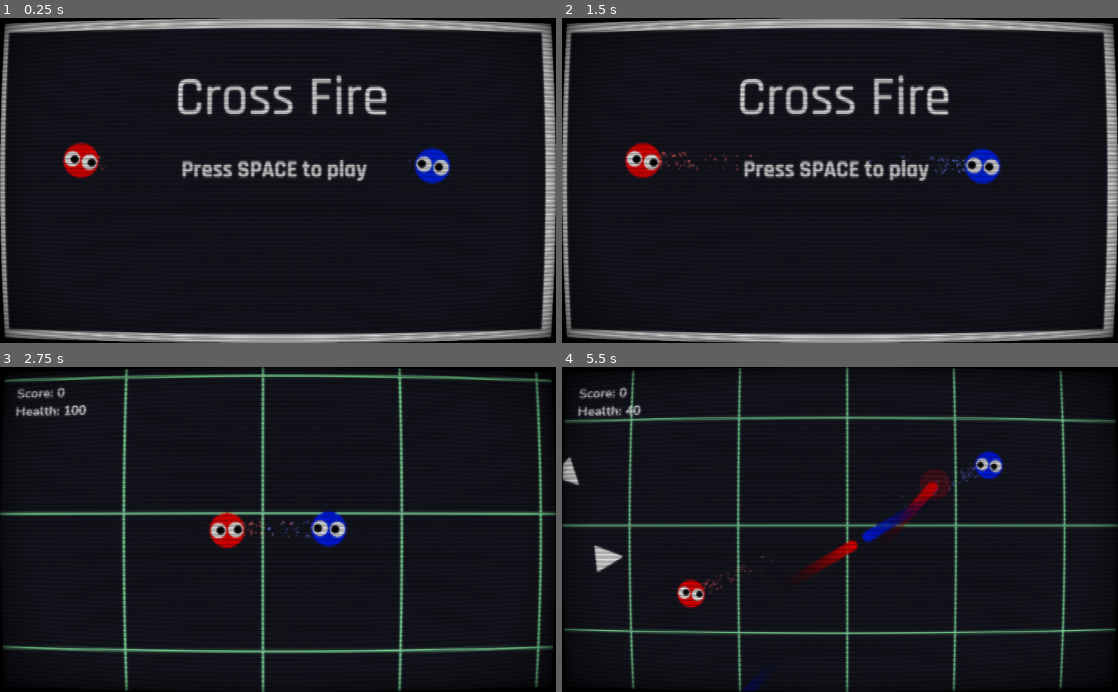
Above: before the commit, frames 1-4 (two rows, left to right).
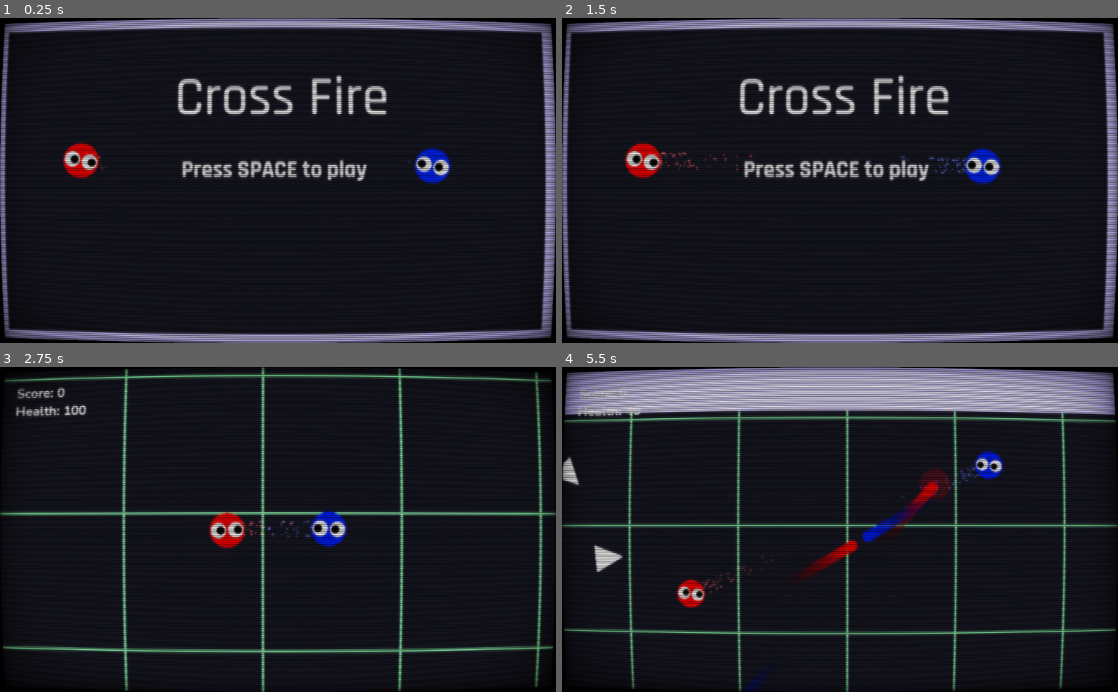
Above: after the commit, the same moments.

Repository: thomas-armena/crossfire
Game: Godot game, scene res://Scenes/MainMenu/MainMenu.tscn
The game is run twice, just before and just after one commit, with the same random seed, the same clock (stepped at 60 frames per second) and the same inputs.
Inputs (mouse positions are in pixels of both pictures, inside the frame that each line leads up to):
- Up to frame 1 (0.25 s): no input
- Up to frame 2 (1.5 s): click "Press SPACE to play" at 0.5 s; click "Press SPACE to play" at 1.25 s
- Up to frame 3 (2.75 s): move the mouse to (400, 513) at 2.02 s; hold D (p1_move_right) from 2.03 s (still down); tap Space (p1_shoot) at 2.1 s; click (400, 513) at 2.17 s
- Up to frame 4 (5.5 s): move the mouse to (728, 545) at 2.77 s; release D (p1_move_right) at 2.78 s; hold S (p1_move_down) 2.78-3.53 s; tap Space (p1_shoot) every 0.75 s from 2.85 to 5.1 s; move the mouse to (895, 458) at 3.52 s; hold D (p1_move_right) 3.53-4.28 s; move the mouse to (812, 594) at 4.27 s; hold W (p1_move_up) 4.28-5.03 s; click (812, 594) at 4.42 s; move the mouse to (1006, 578) at 5.02 s; hold A (p1_move_left) from 5.03 s (still down)

The runs differ from the first frame. In frame 1, 21% of the frame differs, in the area x 0-100%, y 0-100%; in frame 2, 21%; in frame 3, 16%; in frame 4, 28%.

Commit message:
Add walls to main stage and fixed camera zoom

Diff:
--- a/Scenes/Camera/CameraController.gd
+++ b/Scenes/Camera/CameraController.gd
@@ -17,4 +17,5 @@
 	if distance < 600:
 		zoom = Vector2(1, 1)
 	else:
-		zoom = Vector2(distance/600, distance/600)
+		var new_zoom = min(1.5, distance/600)
+		zoom = Vector2(new_zoom, new_zoom)
--- a/Scenes/Scanline/Scanline.tscn
+++ b/Scenes/Scanline/Scanline.tscn
@@ -96,7 +96,7 @@
 shader_param/show_vignette = true
 shader_param/vignette_opacity = 0.2
 shader_param/show_horizontal_scan_lines = true
-shader_param/horizontal_scan_lines_amount = 200.0
+shader_param/horizontal_scan_lines_amount = 180.0
 shader_param/horizontal_scan_lines_opacity = 1.0
 shader_param/show_vertical_scan_lines = false
 shader_param/vertical_scan_lines_amount = 320.0
--- a/Scenes/Stage/Stage2.tscn
+++ b/Scenes/Stage/Stage2.tscn
@@ -8,6 +8,7 @@
 [ext_resource path="res://Scenes/Camera/Camera.tscn" type="PackedScene" id=6]
 [ext_resource path="res://Scenes/Grid/Grid.tscn" type="PackedScene" id=7]
 [ext_resource path="res://Scenes/Scanline/Scanline.tscn" type="PackedScene" id=8]
+[ext_resource path="res://Scenes/Wall/Wall.tscn" type="PackedScene" id=9]
 
 [node name="Node2D" type="Node2D"]
 
@@ -24,11 +25,13 @@
 
 [node name="Player1" parent="." instance=ExtResource( 1 )]
 position = Vector2( 290.279, 294.611 )
+collision_mask = 3
 is_mouse_controlled = false
 target_player_path = NodePath("../Player2")
 
 [node name="Player2" parent="." instance=ExtResource( 1 )]
 position = Vector2( 623.882, 305.442 )
+collision_mask = 3
 color = Color( 0, 0.0862745, 1, 1 )
 move_right_action = "p2_move_right"
 move_left_action = "p2_move_left"
@@ -42,6 +45,24 @@
 [node name="EnemyChase" parent="." instance=ExtResource( 3 )]
 target_player = NodePath("../Player1")
 
+[node name="Wall" parent="." instance=ExtResource( 9 )]
+position = Vector2( 1180.83, -1008.02 )
+scale = Vector2( 200, 100 )
+
+[node name="Wall3" parent="." instance=ExtResource( 9 )]
+position = Vector2( 988.28, 1842.48 )
+scale = Vector2( 150, 100 )
+
+[node name="Wall2" parent="." instance=ExtResource( 9 )]
+position = Vector2( -998.464, 892.091 )
+rotation = 1.5708
+scale = Vector2( 150, 100 )
+
+[node name="Wall4" parent="." instance=ExtResource( 9 )]
+position = Vector2( 2558.05, 1364.03 )
+rotation = 1.5708
+scale = Vector2( 150, 100 )
+
 [node name="Camera" parent="." instance=ExtResource( 6 )]
 script = ExtResource( 4 )
 player1_path = NodePath("../Player1")
--- a/Scenes/Wall/Wall.tscn
+++ b/Scenes/Wall/Wall.tscn
@@ -20,4 +20,5 @@
 shape = SubResource( 1 )
 
 [node name="Polygon2D" type="Polygon2D" parent="."]
+color = Color( 0.756863, 0.717647, 0.984314, 1 )
 polygon = PoolVector2Array( 10, 10, -10, 10, -10, -10, 10, -10 )
Not shown: 1 places in Scenes/Stage/Stage2.tscn that only renumber resources
